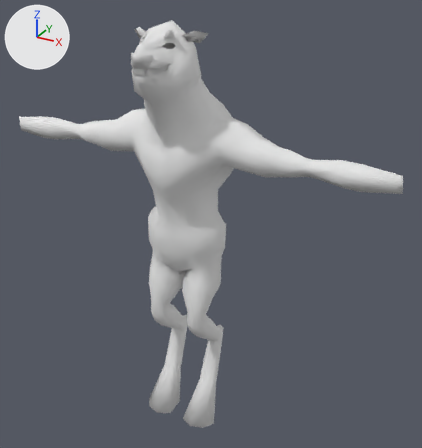
The Blender file LD34/Assets/Meshes/monster2.blend: old version first, new version second.
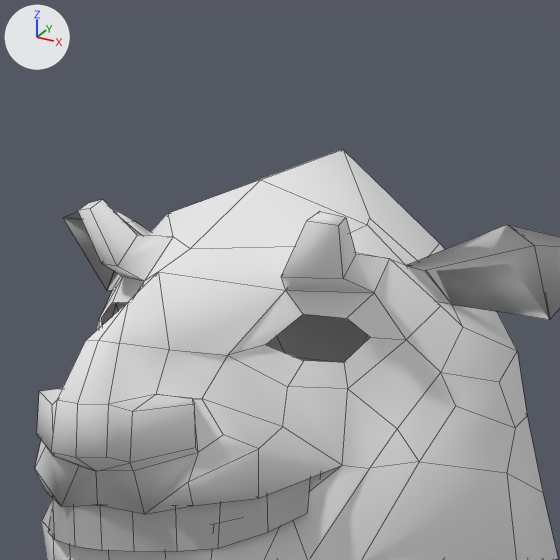
Each version is shown whole from a 50 mm camera at (14.83, -22.23, 24.16) aimed at (1.28, 2.42, 11.84), then close up on the part from 30% to 48% of the width and 0% to 17% of the height. Lighting does not change. The marker at upper left points along +X, +Y and +Z. The close-ups show mesh edges as thin lines.
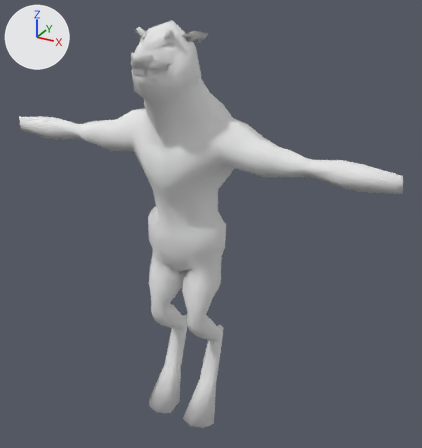
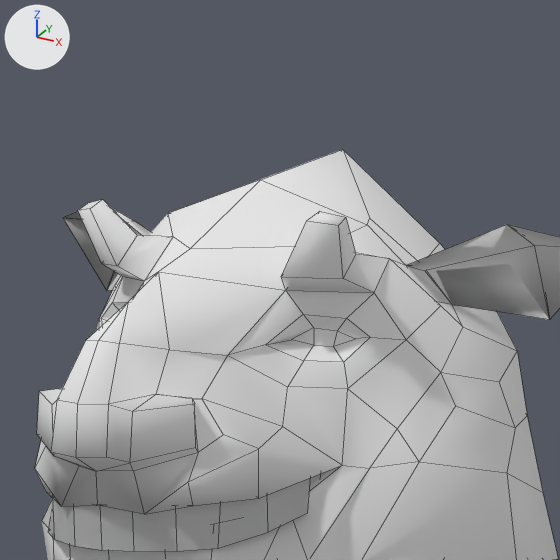
Where the change shows, as pixel boxes (x1, y1, x2, y2) in the close-ups (560 x 560 px):
part 1 of me_cube, added: after (101, 302, 370, 362)

Edits to the bpy script that builds the scene:
```text
Change me_cube:
    used by ob_cube; location = (0.0, 0.0, 0.0)
    remove me_cube.from_pydata(...)  # 358 vertices, 315 faces; spans x 0.0..10.8, y -1.7..4.3, z 0.0..22.0
    add me_cube.from_pydata(...)  # 364 vertices, 324 faces; spans x 0.0..10.8, y -1.7..4.3, z 0.0..22.0
    me_cube part 1
    6 vertices are added at (0.6, -0.2, 21.1), (0.8, -0.1, 21.1), (0.6, -0.2, 21.0), (0.7, -0.2, 21.0), (0.9, -0.1, 21.1), (0.5, -0.3, 21.1)
    9 new faces join them
```
